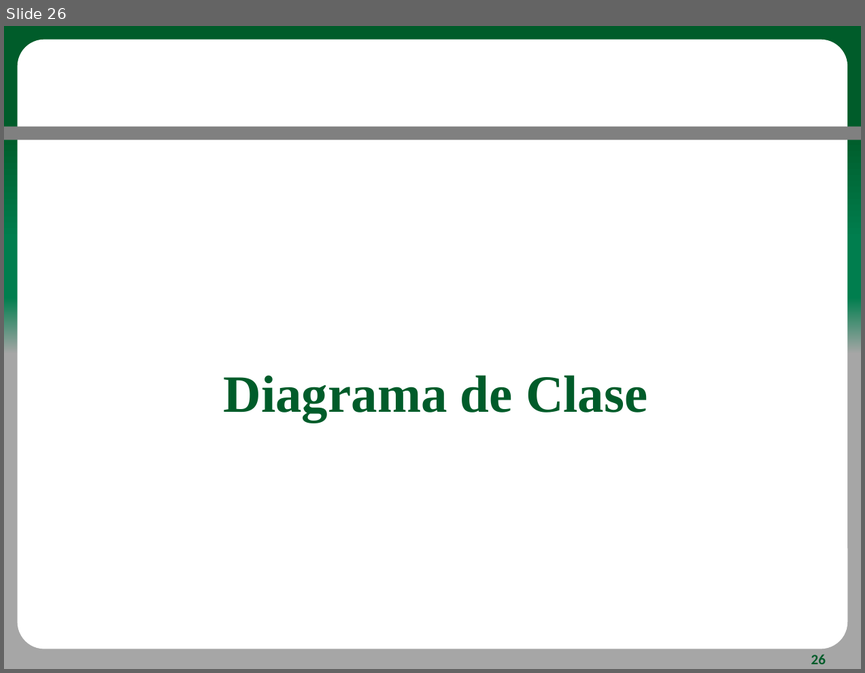
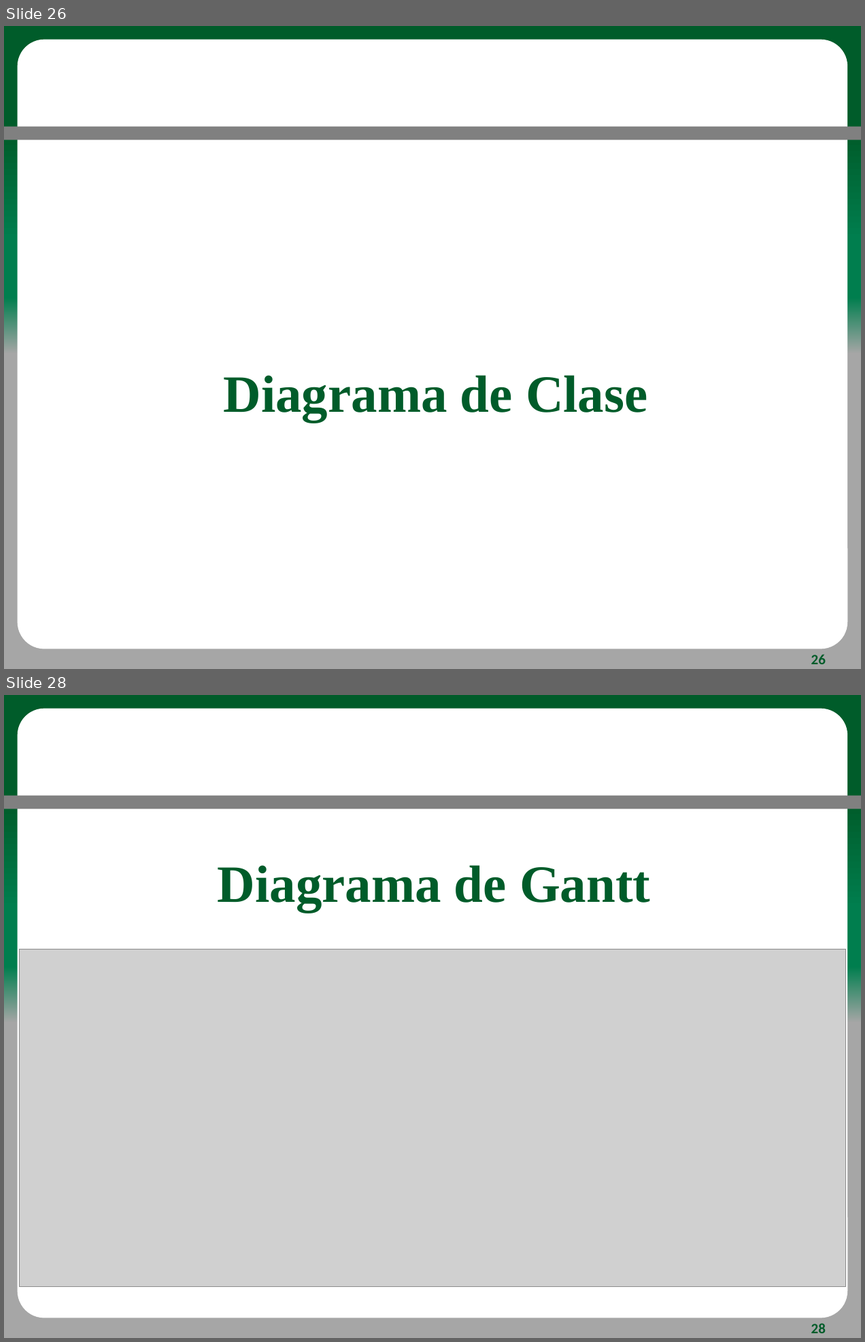
Before and after one commit to JDavidHR/Integrador, a slide deck: Documentos/Proyecto/Power_Point_Requerimientos.pptx. Shown one above the other, each under a label of ours: slide 26 before the commit, slides 26 and 28 after it; the slides between them are not shown. The pictures are 865x673 and 865x1342 pixels, drawn with LibreOffice and Linux fonts; fonts in the diff are those of the drawing; grey boxes stand for pictures; background and template pictures are left out. Boxes give left, top, right and bottom in pixels: in the first picture for what was removed or moved away, otherwise in the second. Text is boxed around its words. In the diff, an @@ line names an element or a change of style, - is before the commit and + after.

```diff
--- a/Documentos/Proyecto/Power_Point_Requerimientos.pptx
+++ b/Documentos/Proyecto/Power_Point_Requerimientos.pptx
@@ slide 28 added at (4,695,861,1338), background #FFFFFF; not listed: 10 template elements that a slide beside it also shows @@
@@ title added at (218,865,650,912), 44 pt, text #005C2A, bold @@
+Diagrama de Gantt
@@ picture added at (20,949,847,1286) @@
@@ page number added at (811,1323,825,1333), 12 pt, text #005C2A, bold @@
+28
```
Also in this commit, not shown: 11 slides changed, 5 other slides added, 4 slides removed.
